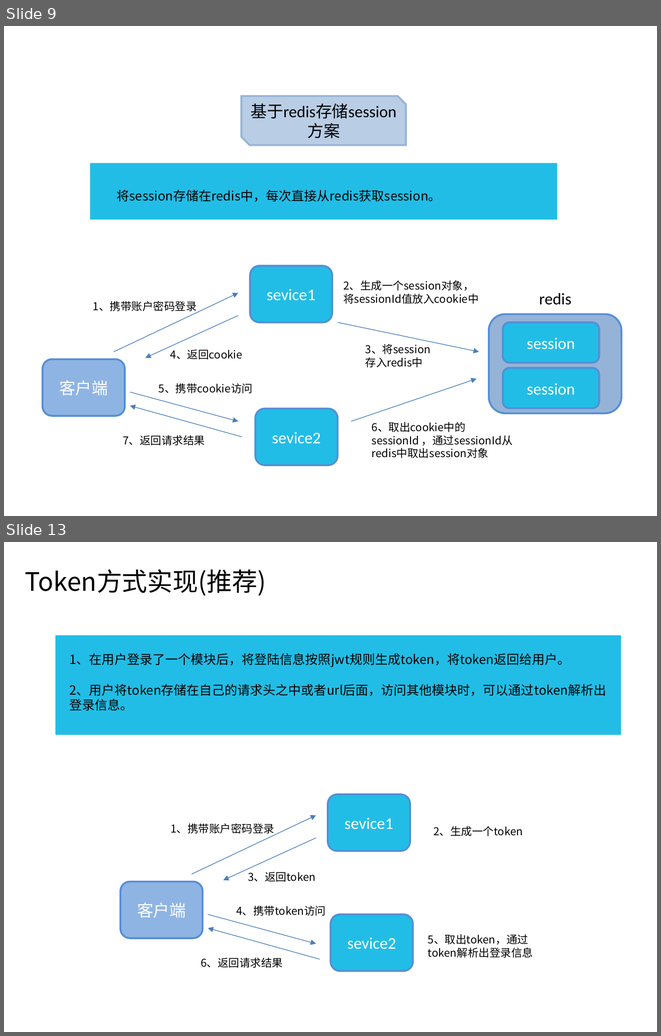
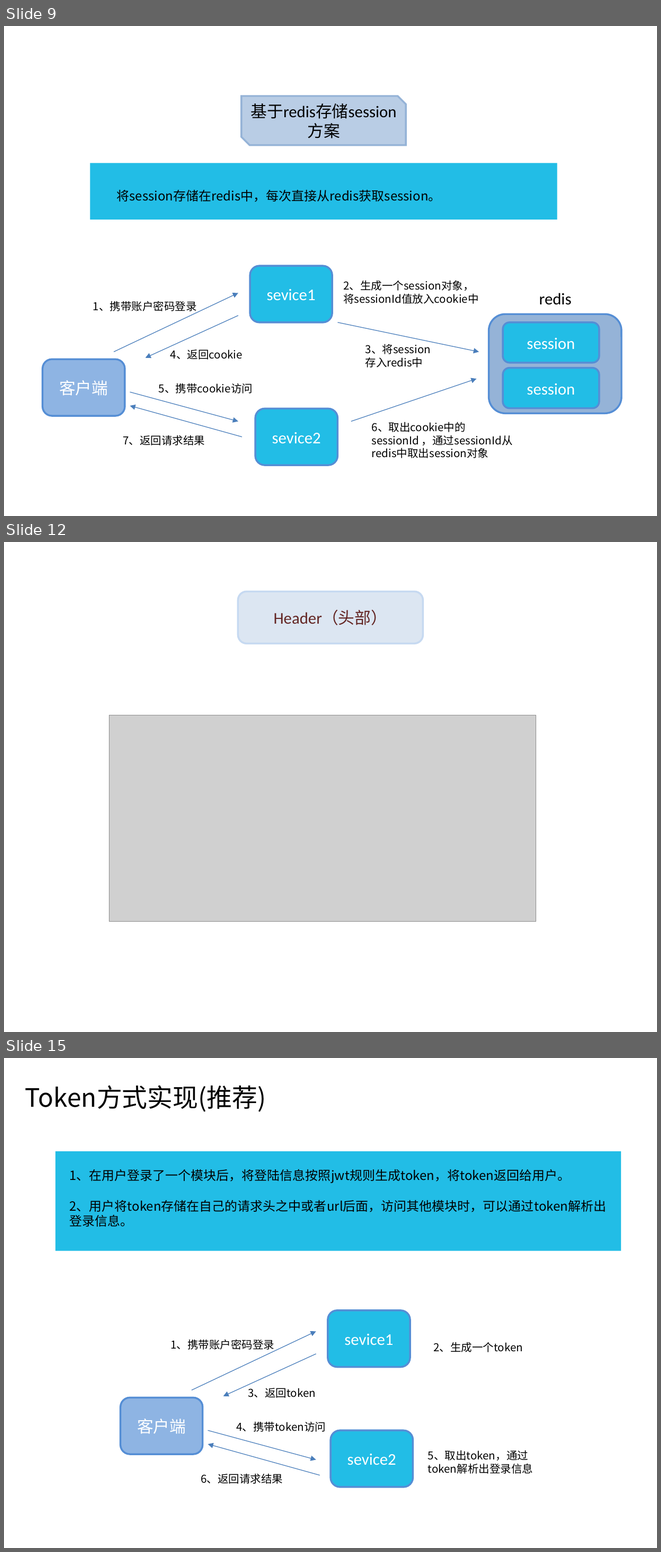
Before and after one commit to shenshanshi/sso, a slide deck: sso.ppt. Shown one above the other, each under a label of ours: slides 9 and 13 before the commit, slides 9, 12 and 15 after it; the slides between them are not shown. The pictures are 661x1036 and 661x1552 pixels, drawn with LibreOffice and Linux fonts; fonts in the diff are those of the drawing; grey boxes stand for pictures. Boxes give left, top, right and bottom in pixels: in the first picture for what was removed or moved away, otherwise in the second. Text is boxed around its words. In the diff, an @@ line names an element or a change of style, - is before the commit and + after.

```diff
--- a/sso.ppt
+++ b/sso.ppt
@@ slide 12 added at [4,542,657,1032], background #FFFFFF @@
@@ rounded rectangle added at [238,592,423,644], fill #DCE6F2, outline #C6D9F1 2.01 pt, 18 pt, text #632523 @@
+Header（头部）
@@ picture added at [109,715,536,921] @@
@@ what was slide 13 is now slide 15 @@
```
Also in this commit, not shown: 3 slides changed, 3 other slides added, 1 slide removed, 1 other file.
